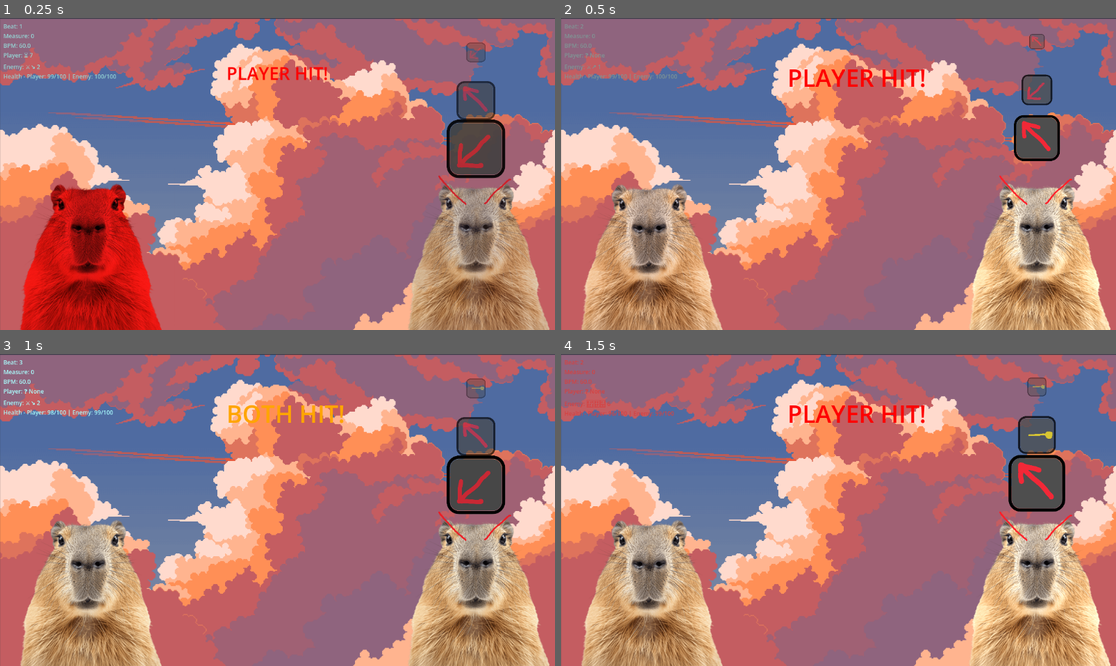
Above: before the commit, frames 1-4 (two rows, left to right).
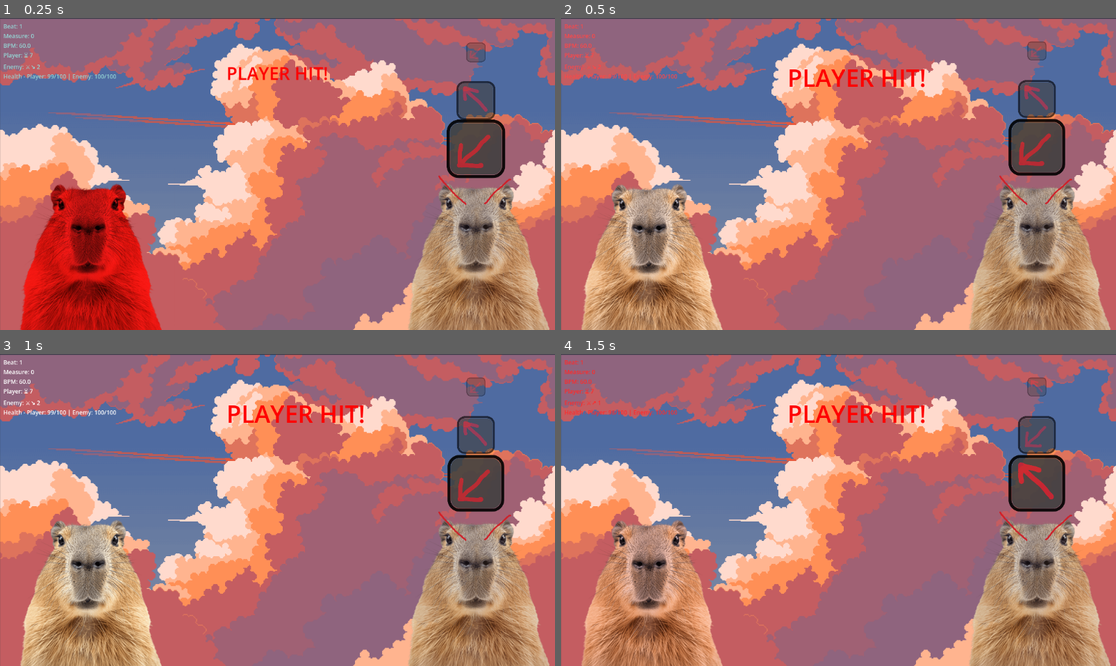
Above: after the commit, the same moments.

Repository: Hetaaa/Gmtk2025
Game: Godot game, scene res://Views/Level1/Level1.tscn
Same seed, same stepped clock (60 frames per second), same inputs: the game is played once before the commit and once after it. This scene is started directly instead of the project's main scene. Sound files missing from this copy of the repository are replaced by a short silence.
Inputs:
- Up to frame 1 (0.25 s): no input
- Up to frame 2 (0.5 s): no input
- Up to frame 3 (1 s): hold O (ATTACK_HIGH) from 0.53 s (still down)
- Up to frame 4 (1.5 s): release O (ATTACK_HIGH) at 1.28 s; tap M (ATTACK_LOW) at 1.35 s

Frame 1 is identical in both runs. In frame 2, 9.6% of the frame differs, in the area x 0-99%, y 2-100%; in frame 3, 4.2%; in frame 4, 12%.

Commit message:
All mappings

Diff:
--- a/godot2025/Global/BeatManager/beat_manager.gd
+++ b/godot2025/Global/BeatManager/beat_manager.gd
@@ -39,15 +39,15 @@
 	},
 	{
 		"path": "res://Audio/synth136.mp3",
-		"bpm": 136
+		"beat_map_file":"res://Audio/BeatMaps/synthkickMap.txt"
 	},
 	{
 		"path": "res://Audio/noca90.mp3",
-		"bpm": 90
+		"beat_map_file":"res://Audio/BeatMaps/piekaryMap.txt"
 	},
 	{
 		"path": "res://Audio/trance150.mp3",
-		"bpm": 150
+		"beat_map_file": "res://Audio/BeatMaps/tranceMap.txt"
 		},
 	{
 		"path": "res://Audio/techno120.mp3",
@@ -84,6 +84,14 @@
 	{
 		"path": "res://Audio/fastmeloody.mp3",
 		"beat_map_file": "res://Audio/BeatMaps/festMap.txt"
+	},
+	{
+		"path": "res://Audio/myarchnemesis.mp3",
+		"beat_map_file": "res://Audio/BeatMaps/myarchnemesiskickMap.txt"
+	},
+	{
+		"path": "res://Audio/cartrip.mp3",
+		"beat_map_file": "res://Audio/BeatMaps/cartripMap.txt"
 	}
 ]
 
--- a/godot2025/Views/Level1/level_1.gd
+++ b/godot2025/Views/Level1/level_1.gd
@@ -1,4 +1,4 @@
 extends Node2D
 
 func _ready() -> void:
-	BeatManager.play_track(12)
+	BeatManager.play_track(6)
Not shown, added: godot2025/audio/BeatMaps/cartripMap.txt
Not shown, added: godot2025/audio/BeatMaps/myarchnemesiskickMap.txt
Not shown, added: godot2025/audio/BeatMaps/piekaryMap.txt
Not shown, added: godot2025/audio/BeatMaps/synthkickMap.txt
Not shown, added: godot2025/audio/BeatMaps/tranceMap.txt
Not shown, added: godot2025/audio/cartrip.mp3.import
Not shown, added: godot2025/audio/myarchnemesis.mp3.import
Not shown, added: godot2025/audio/cartrip.mp3
Not shown, added: godot2025/audio/myarchnemesis.mp3
